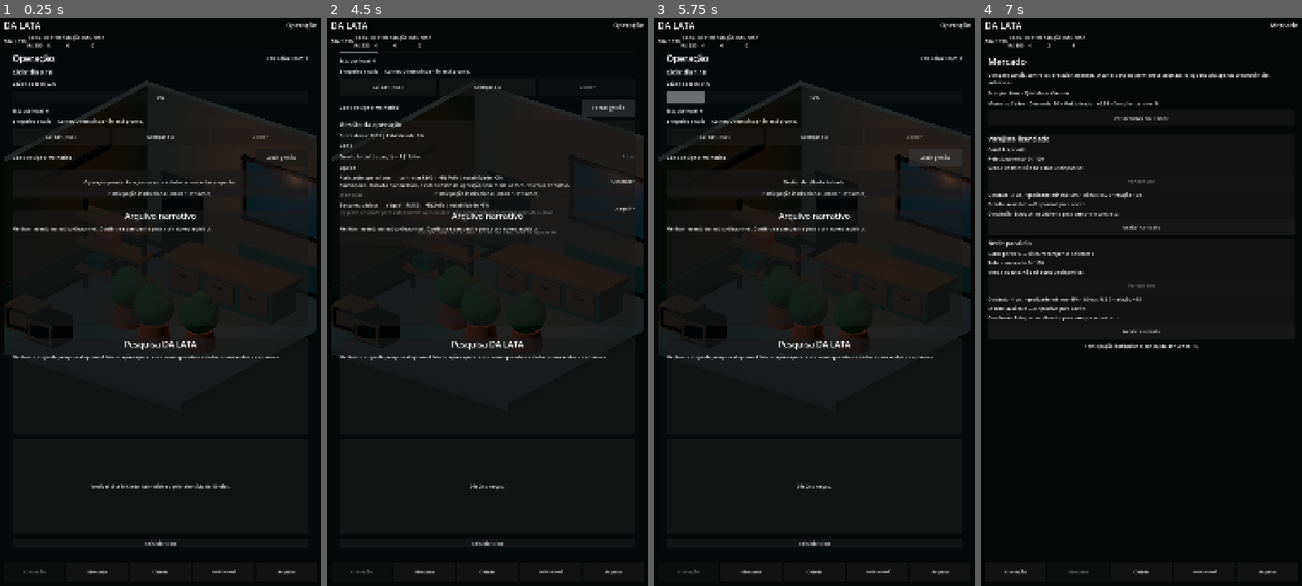
Above: before the commit, frames 1-4 (left to right).
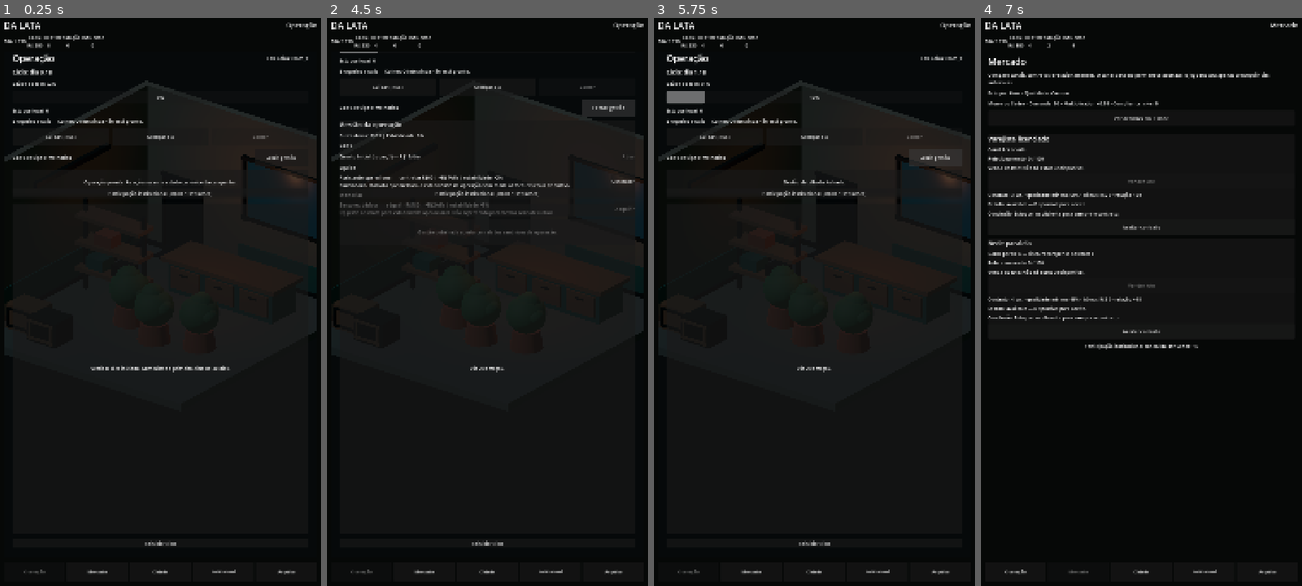
Above: after the commit, the same moments.

Repository: az1nn/growing-rio
Game: Godot game, scene res://scenes/shell/game_shell.tscn
Same seed, same stepped clock (60 frames per second), same inputs: the game is played once before the commit and once after it.
Inputs:
- Up to frame 1 (0.25 s): no input
- Up to frame 2 (4.5 s): click "Reiniciar ciclo" at 0.5 s; click "Reiniciar ciclo" at 1.25 s; click "Reiniciar ciclo" at 2 s; click "Cuidar (-R$5)" at 2.75 s; click "Avançar dia" at 3.5 s; click "Abrir gestão" at 4.25 s
- Up to frame 3 (5.75 s): click "Fechar gestão" at 5 s
- Up to frame 4 (7 s): click "Participação institucional (-…" at 5.75 s; click "Mercado" at 6.5 s

The runs differ from the first frame. In frame 1, 1.3% of the frame differs, in the area x 4-87%, y 34-83%; in frame 2, 1.2%; in frame 3, 1.0%; in frame 4, nothing differs.

Commit message:
feat(rb-10): retire embedded narrative and research panels

Diff:
--- a/scenes/main/main.gd
+++ b/scenes/main/main.gd
@@ -31,6 +31,10 @@
         $Margin/VBox/MarketTitle.visible = false
         $Margin/VBox/MarketHelp.visible = false
         $Margin/VBox/MarketActions.visible = false
+        $Margin/VBox/SeparatorNarrative.visible = false
+        narrative_panel.visible = false
+        $Margin/VBox/SeparatorResearch.visible = false
+        research_panel.visible = false
 
     game_state.state_changed.connect(_refresh)
     game_state.message_posted.connect(_on_message)
@@ -45,8 +49,9 @@
     influence_label.text = "Influence\n%d" % int(round(game_state.influence))
     legal_button.disabled = game_state.inventory <= 0
     parallel_button.disabled = game_state.inventory <= 0
-    _refresh_narrative()
-    _refresh_research()
+    if not embedded_in_shell:
+        _refresh_narrative()
+        _refresh_research()
 
 func _refresh_narrative() -> void:
     var available_ids: Array = Array(game_state.available_narrative_event_ids())
